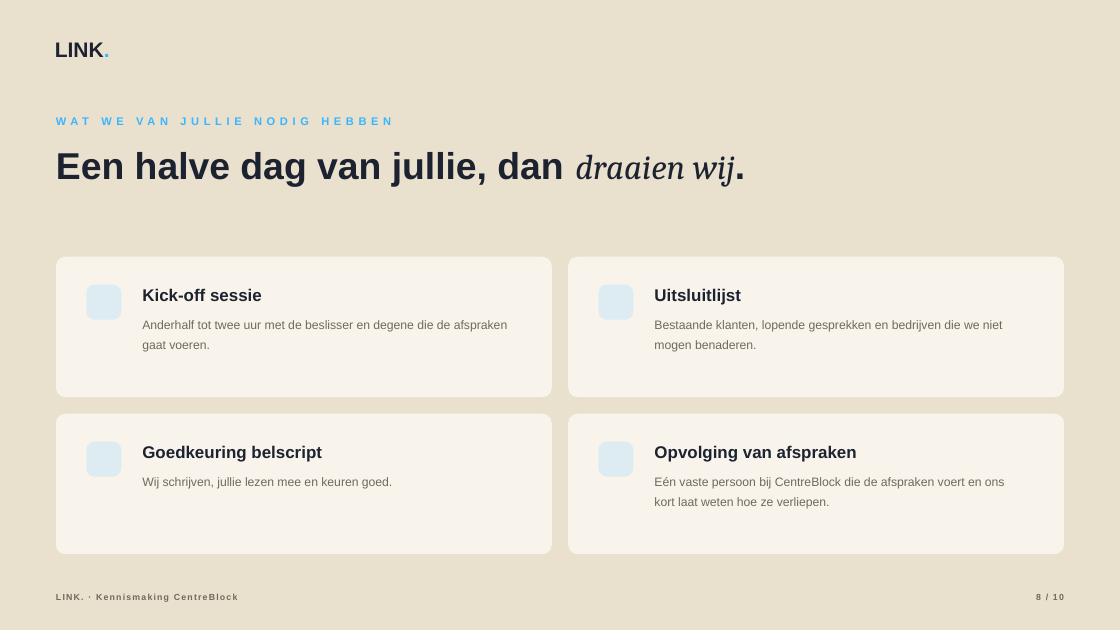
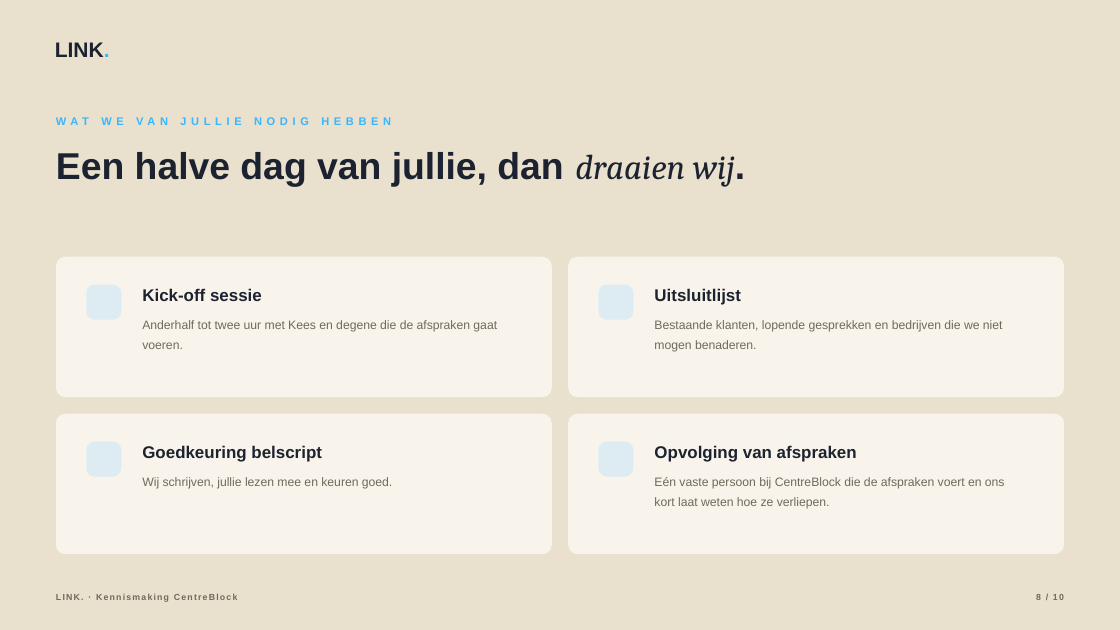
Before and after one commit to hens-lang/Test, a slide deck: slide 8 of output/LINK. kennismaking CentreBlock.pptx. Drawn at 1120x630 pixels with LibreOffice and Linux fonts; fonts in the diff are those of the drawing; background and template pictures are left out. Boxes give left, top, right and bottom in pixels: in the first picture for what was removed or moved away, otherwise in the second. Text is boxed around its words. In the diff, an @@ line names an element or a change of style, - is before the commit and + after.

```diff
--- a/output/LINK. kennismaking CentreBlock.pptx
+++ b/output/LINK. kennismaking CentreBlock.pptx
@@ text at box(142, 320, 497, 349): text changed @@
-Anderhalf tot twee uur met de beslisser en degene die de afspraken gaat voeren.
+Anderhalf tot twee uur met Kees en degene die de afspraken gaat voeren.
```
Also in this commit, not shown: 6 other slides changed, 10 other files.
